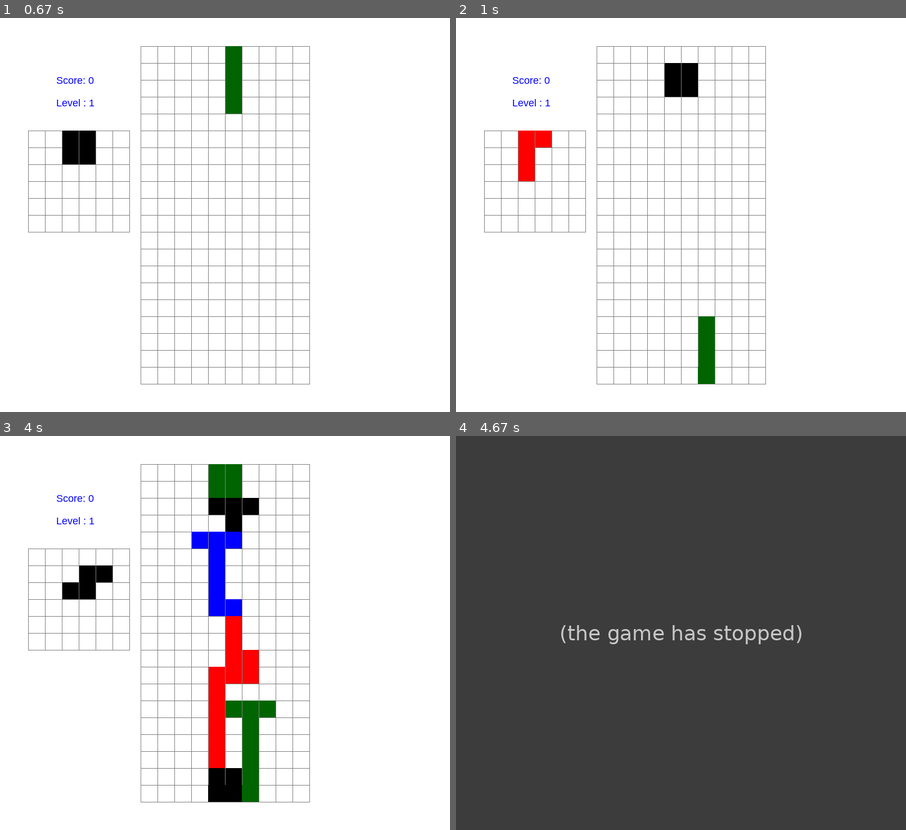
Above: before the commit, frames 1-4 (two rows, left to right).
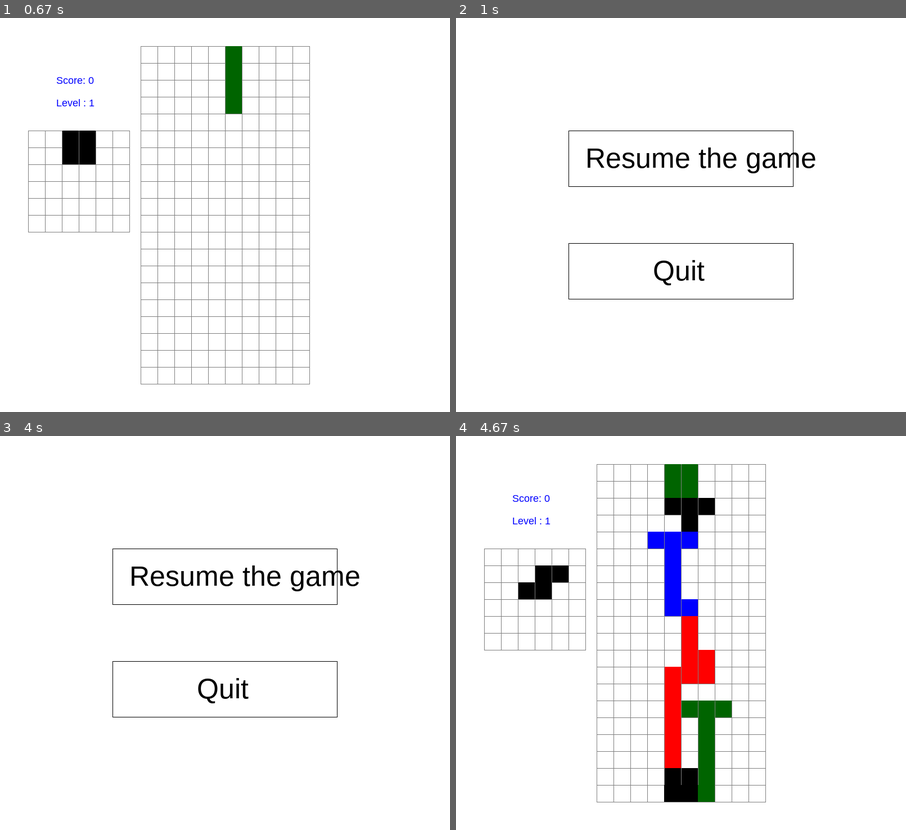
Above: after the commit, the same moments.

Repository: codigician/tetris
Game: pygame game, started from src/game.py
Two runs of this game, one before a commit and one after it. Both use one fixed random seed, a clock stepped at 60 frames per second and the inputs below.
Inputs (mouse positions are in pixels of both pictures, inside the frame that each line leads up to):
- Up to frame 1 (0.67 s): hold C from 0.33 s (still down); hold Right from 0.33 s (still down)
- Up to frame 2 (1 s): release C at 0.8 s; release Right at 0.8 s; hold P from 0.83 s (still down); hold Right from 0.83 s (still down); tap Space at 0.9 s; tap C at 0.98 s
- Up to frame 3 (4 s): tap Space at 1.2, 1.73, 2.03, 2.23, 2.57, 2.87, 3.07, 3.37 s; release P at 1.3 s; release Right at 1.3 s; click (225, 577) at 1.38 s, where only the run after the commit has a clickable "Resume the game"; hold Right 1.67-2.13 s; hold Up 2.17-2.47 s; tap C at 2.32 s; hold Right 2.5-2.97 s; hold Left 3-3.53 s; tap P at 3.9 s
- Up to frame 4 (4.67 s): click "Resume the game" at 4.28 s

Frame 1 is identical in both runs. In frame 2, 6.0% of the frame differs, in the area x 6-80%, y 7-93%; in frame 3, 11%; in frame 4, 100%, in the area x 0-100%, y 0-100%.
Before the commit the program exited at 4 s; later frames show no game.

Commit message:
Visual menu part started

Diff:
--- /dev/null
+++ b/pause_pygame.py
@@ -0,0 +1,34 @@
+import pygame
+
+pygame.init()
+
+pygame.font.init()
+
+width = 800
+height = 700
+
+screen = pygame.display.set_mode((width, height))
+
+while True:
+    screen.fill((255, 255, 255))
+
+    mouse = pygame.mouse.get_pos()
+
+    for event in pygame.event.get():
+        if event.type == pygame.QUIT:
+            pygame.quit()
+
+        if event.type == pygame.MOUSEBUTTONDOWN:
+            print(mouse[0])
+            if 200 <= mouse[0] <= 600 and 200 <= mouse[1] <= 300:
+                print('Naber bebek')
+
+    text = pygame.font.SysFont('arial', 50)
+
+    text_display = text.render('Resume the game', 1, (0, 0, 0))
+
+    screen.blit(text_display, (230, 220))
+
+    pygame.draw.rect(screen, (0, 0, 0), (200, 200, 400, 100), 1)
+
+    pygame.display.flip()
--- a/src/game.py
+++ b/src/game.py
@@ -35,6 +35,8 @@
         self.tetris = tetris
 
     def update(self):
+        mouse = pygame.mouse.get_pos()
+
         for event in pygame.event.get():
             if event.type == pygame.QUIT:
                 pygame.quit()
@@ -57,6 +59,16 @@
                 if event.key == pygame.K_c:
                     tetris.hold()
 
+                if event.key == pygame.K_p:
+                    tetris.pause()
+
+                if event.key == pygame.K_r:
+                    tetris.resume()
+
+            elif event.type == pygame.MOUSEBUTTONDOWN:
+                if 200 <= mouse[0] <= 600 and 200 <= mouse[1] <= 300:
+                    tetris.state = GameState.PLAYING
+
     def start(self):
         pygame.init()
         pygame.font.init()
@@ -66,58 +78,78 @@
         while self.tetris.state != GameState.GAMEOVER:
             pygame.time.delay(2)
 
-            self.update()
-            self.render()
+            if tetris.state == GameState.PLAYING:
+                self.update()
+                self.render()
+
+            if tetris.state == GameState.PAUSE:
+                self.update()
+                self.render()
 
     def render(self):
         screen.fill(white)
 
-        score_text = pygame.font.SysFont('arial', 18)
+        if tetris.state == GameState.PLAYING:
 
-        score_text_display = score_text.render(
-            'Score: {0}'.format(tetris.score), 1, blue)
+            score_text = pygame.font.SysFont('arial', 18)
 
-        level_text_display = score_text.render(
-            'Level : {0}'.format(tetris.level), 1, blue)
+            score_text_display = score_text.render(
+                'Score: {0}'.format(tetris.score), 1, blue)
 
-        screen.blit(score_text_display, (100, 100))
-        screen.blit(level_text_display, (100, 140))
-        grid = self.tetris.grid.get_map()
-        held_grid = self.tetris.held_grid.get_held_map()
+            level_text_display = score_text.render(
+                'Level : {0}'.format(tetris.level), 1, blue)
 
-        # Draw held grid
+            screen.blit(score_text_display, (100, 100))
+            screen.blit(level_text_display, (100, 140))
+            grid = self.tetris.grid.get_map()
+            held_grid = self.tetris.held_grid.get_held_map()
 
-        for row in range(len(held_grid)):
-            pygame.draw.line(screen, grey, (50, 200 + row *
-                             unit_size), (230, 200 + row * unit_size))
-            for col in range(len(held_grid[row])):
-                pygame.draw.line(
-                    screen, grey, (50 + col * unit_size, 200), (50 + col * unit_size, 380))
+            # Draw held grid
 
-                if held_grid[row][col] != None:
-                    pygame.draw.rect(screen, held_grid[row][col].color, (
-                        50 + col * unit_size, 200 + row * unit_size, unit_size, unit_size))
+            for row in range(len(held_grid)):
+                pygame.draw.line(screen, grey, (50, 200 + row *
+                                                unit_size), (230, 200 + row * unit_size))
+                for col in range(len(held_grid[row])):
+                    pygame.draw.line(
+                        screen, grey, (50 + col * unit_size, 200), (50 + col * unit_size, 380))
 
-        pygame.draw.line(screen, grey, (230, 200), (230, 380))
-        pygame.draw.line(screen, grey, (50, 380), (230, 380))
-        #  Draw tetris grid
+                    if held_grid[row][col] != None:
+                        pygame.draw.rect(screen, held_grid[row][col].color, (
+                            50 + col * unit_size, 200 + row * unit_size, unit_size, unit_size))
 
-        for row in range(len(grid)):
-            pygame.draw.line(screen, grey, (start_x, start_y + row * unit_size),
-                             (start_x + grid_width, start_y + row * unit_size))
+            pygame.draw.line(screen, grey, (230, 200), (230, 380))
+            pygame.draw.line(screen, grey, (50, 380), (230, 380))
+            #  Draw tetris grid
 
-            for col in range(len(grid[row])):
-                pygame.draw.line(screen, grey, (start_x + col * unit_size, start_y),
-                                 (start_x + col * unit_size, start_y + grid_height))
+            for row in range(len(grid)):
+                pygame.draw.line(screen, grey, (start_x, start_y + row * unit_size),
+                                 (start_x + grid_width, start_y + row * unit_size))
 
-                if grid[row][col] != None:
-                    pygame.draw.rect(
-                        screen, grid[row][col].color, (start_x + col * unit_size, start_y + row * unit_size, unit_size, unit_size))
+                for col in range(len(grid[row])):
+                    pygame.draw.line(screen, grey, (start_x + col * unit_size, start_y),
+                                     (start_x + col * unit_size, start_y + grid_height))
 
-        pygame.draw.line(screen, grey, (start_x + grid_width, start_y),
-                         (start_x + grid_width, start_y + grid_height))
-        pygame.draw.line(screen, grey, (start_x, start_y + grid_height),
-                         (start_x + grid_width, start_y + grid_height))
+                    if grid[row][col] != None:
+                        pygame.draw.rect(
+                            screen, grid[row][col].color, (start_x + col * unit_size, start_y + row * unit_size, unit_size, unit_size))
+
+            pygame.draw.line(screen, grey, (start_x + grid_width, start_y),
+                             (start_x + grid_width, start_y + grid_height))
+            pygame.draw.line(screen, grey, (start_x, start_y + grid_height),
+                             (start_x + grid_width, start_y + grid_height))
+
+        elif tetris.state == GameState.PAUSE:
+
+            text = pygame.font.SysFont('arial', 50)
+
+            resume_display = text.render('Resume the game', 1, (0, 0, 0))
+            quit_display = text.render('Quit', 1, (0, 0, 0))
+
+            screen.blit(resume_display, (230, 220))
+            screen.blit(quit_display, (350, 420))
+
+            pygame.draw.rect(screen, (0, 0, 0), (200, 400, 400, 100), 1)
+            pygame.draw.rect(screen, (0, 0, 0), (200, 200, 400, 100), 1)
 
         pygame.display.update()
 
--- a/src/grid.py
+++ b/src/grid.py
@@ -18,15 +18,11 @@
         return self.grid
 
     def add_shape_to_held(self, shape: Shape) -> None:
-        try:
-            diff_row = abs(2-shape.units[0].row)
-            diff_col = abs(2-shape.units[0].col)
-            for unit in shape.units:
-                self.grid[abs(unit.row - diff_row)
-                          ][abs(unit.col - diff_col)] = unit
-
-        except:
-            return
+        diff_row = abs(2-shape.units[0].row)
+        diff_col = abs(2-shape.units[0].col)
+        for unit in shape.units:
+            self.grid[abs(unit.row - diff_row)
+                      ][abs(unit.col - diff_col)] = unit
 
     def is_empty(self):
         for i in range(len(self.grid)):
